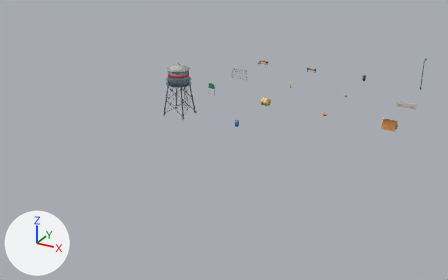
A saved change to the Blender file assets/rc/kit/props.blend.
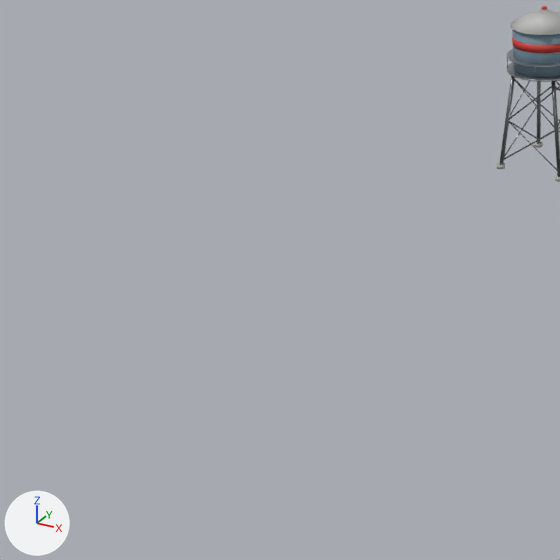
The first picture shows the older version from a 50 mm camera at (49.4, -105.5, 35.0) aimed at (10.6, -35.0, -0.2). The close-ups show the older and then the newer version on the part from 0% to 41% of the width and 22% to 87% of the height of that picture. Only the edits that show in the close-ups are written down. The lights are fixed; the arrows at lower left show +X, +Y and +Z.

The first close-up shows 'water-tower__Kit_Metal', 'water-tower__Kit_Paint' and 1 more.
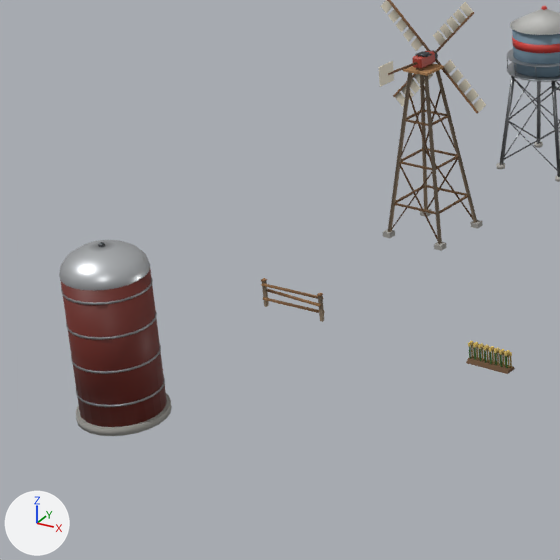
Changed parts and their boxes [x1, y1, x2, y2] in the close-ups (560 x 560 px):
'silo__Kit_Paint', added (brown): after [60, 270, 167, 427]
'windmill__Kit_Wood', added (brown): after [383, 62, 483, 251]
'silo__Kit_Metal', added: after [59, 240, 165, 407]
'windmill-head__Kit_Paint', added: after [381, 0, 486, 113]
'silo__Kit_Wood', added: after [76, 393, 172, 436]
'split-rail-fence__Kit_Wood', added (brown): after [261, 278, 325, 322]
'crop-row__Kit_Wood', added (brown): after [466, 345, 515, 374]
'windmill-head__Kit_Wood', added: after [387, 0, 478, 113]
'windmill__Kit_Paint', added: after [378, 51, 435, 87]
'crop-row__Kit_Paint', added: after [468, 341, 512, 356]
'windmill__Kit_Metal', added: after [415, 51, 432, 57]

The change, as a list of edits to the scene's bpy script:
```text
Add ob_silo__kit_wood:
    ob_silo__kit_wood = bpy.data.objects.new('silo__Kit_Wood', me_silo__kit_wood)  # 72 vertices, 52 faces; spans x -1.75..1.75, y -1.75..1.75, z 0.0..1.6
    ob_silo__kit_wood.parent = ob_silo
    ob_silo__kit_wood.location = (0.0, 0.0, 0.0)
Add ob_silo:
    ob_silo = bpy.data.objects.new('silo', None)
    ob_silo.location = (0.0, -60.0, 0.0)
Add ob_silo__kit_metal:
    ob_silo__kit_metal = bpy.data.objects.new('silo__Kit_Metal', me_silo__kit_metal)  # 572 vertices, 480 faces; spans x -1.63..1.63, y -1.63..1.68, z 0.2..7.12
    ob_silo__kit_metal.parent = ob_silo
    ob_silo__kit_metal.location = (0.0, 0.0, 0.0)
Add ob_silo__kit_paint:
    ob_silo__kit_paint = bpy.data.objects.new('silo__Kit_Paint', me_silo__kit_paint)  # a 24-sided cylinder along z spanning x -1.6..1.6, y -1.6..1.6, z 0.3..6.0
    ob_silo__kit_paint.parent = ob_silo
    ob_silo__kit_paint.location = (0.0, 0.0, 0.0)
Add ob_crop_row__kit_wood:
    ob_crop_row__kit_wood = bpy.data.objects.new('crop-row__Kit_Wood', me_crop_row__kit_wood)  # 200 vertices, 150 faces; spans x -1.0..1.0, y -0.28..0.28, z 0.0..0.76
    ob_crop_row__kit_wood.parent = ob_crop_row
    ob_crop_row__kit_wood.location = (0.0, 0.0, 0.0)
Add ob_crop_row:
    ob_crop_row = bpy.data.objects.new('crop-row', None)
    ob_crop_row.location = (10.0, -50.0, 0.0)
Add ob_crop_row__kit_paint:
    ob_crop_row__kit_paint = bpy.data.objects.new('crop-row__Kit_Paint', me_crop_row__kit_paint)  # 192 vertices, 144 faces; spans x -0.98..0.98, y -0.1..0.12, z 0.65..0.89
    ob_crop_row__kit_paint.parent = ob_crop_row
    ob_crop_row__kit_paint.location = (0.0, 0.0, 0.0)
Add ob_split_rail_fence__kit_wood:
    ob_split_rail_fence__kit_wood = bpy.data.objects.new('split-rail-fence__Kit_Wood', me_split_rail_fence__kit_wood)  # 56 vertices, 42 faces; spans x -1.59..1.59, y -0.14..0.14, z 0.0..1.25
    ob_split_rail_fence__kit_wood.parent = ob_split_rail_fence
    ob_split_rail_fence__kit_wood.location = (0.0, 0.0, 0.0)
Add ob_split_rail_fence:
    ob_split_rail_fence = bpy.data.objects.new('split-rail-fence', None)
    ob_split_rail_fence.location = (0.0, -50.0, 0.0)
Add ob_windmill_head__kit_wood:
    ob_windmill_head__kit_wood = bpy.data.objects.new('windmill-head__Kit_Wood', me_windmill_head__kit_wood)  # 32 vertices, 24 faces; spans x -2.36..2.36, y 0.05..0.15, z -2.36..2.36
    ob_windmill_head__kit_wood.parent = ob_windmill_head
    ob_windmill_head__kit_wood.location = (0.0, 0.0, 0.0)
Add ob_windmill_head:
    ob_windmill_head = bpy.data.objects.new('windmill-head', None)
    ob_windmill_head.location = (0.0, -39.38, 8.35)
Add ob_windmill_head__kit_paint:
    ob_windmill_head__kit_paint = bpy.data.objects.new('windmill-head__Kit_Paint', me_windmill_head__kit_paint)  # 160 vertices, 120 faces; spans x -2.78..2.78, y 0.12..0.16, z -2.78..2.78
    ob_windmill_head__kit_paint.parent = ob_windmill_head
    ob_windmill_head__kit_paint.location = (0.0, 0.0, 0.0)
Add ob_windmill__kit_wood:
    ob_windmill__kit_wood = bpy.data.objects.new('windmill__Kit_Wood', me_windmill__kit_wood)  # 240 vertices, 180 faces; spans x -1.65..1.65, y -2.6..1.65, z -0.01..8.49
    ob_windmill__kit_wood.parent = ob_windmill
    ob_windmill__kit_wood.location = (0.0, 0.0, 0.0)
Add ob_windmill:
    ob_windmill = bpy.data.objects.new('windmill', None)
    ob_windmill.location = (0.0, -40.0, 0.0)
Add ob_windmill__kit_metal:
    ob_windmill__kit_metal = bpy.data.objects.new('windmill__Kit_Metal', me_windmill__kit_metal)  # a 12-sided cut cone along z (radius 0.38 at the low end, 0.1 at the high end) spanning x -0.38..0.38, y -0.33..0.43, z 8.59..8.71; an 8-sided cylinder along y spanning x -0.07..0.07, y 0.5..0.66, z 8.28..8.42
    ob_windmill__kit_metal.parent = ob_windmill
    ob_windmill__kit_metal.location = (0.0, 0.0, 0.0)
Add ob_windmill__kit_paint:
    ob_windmill__kit_paint = bpy.data.objects.new('windmill__Kit_Paint', me_windmill__kit_paint)  # 48 vertices, 52 faces; spans x -0.25..0.25, y -3.2..0.6, z 8.05..8.95
    ob_windmill__kit_paint.parent = ob_windmill
    ob_windmill__kit_paint.location = (0.0, 0.0, 0.0)
```
